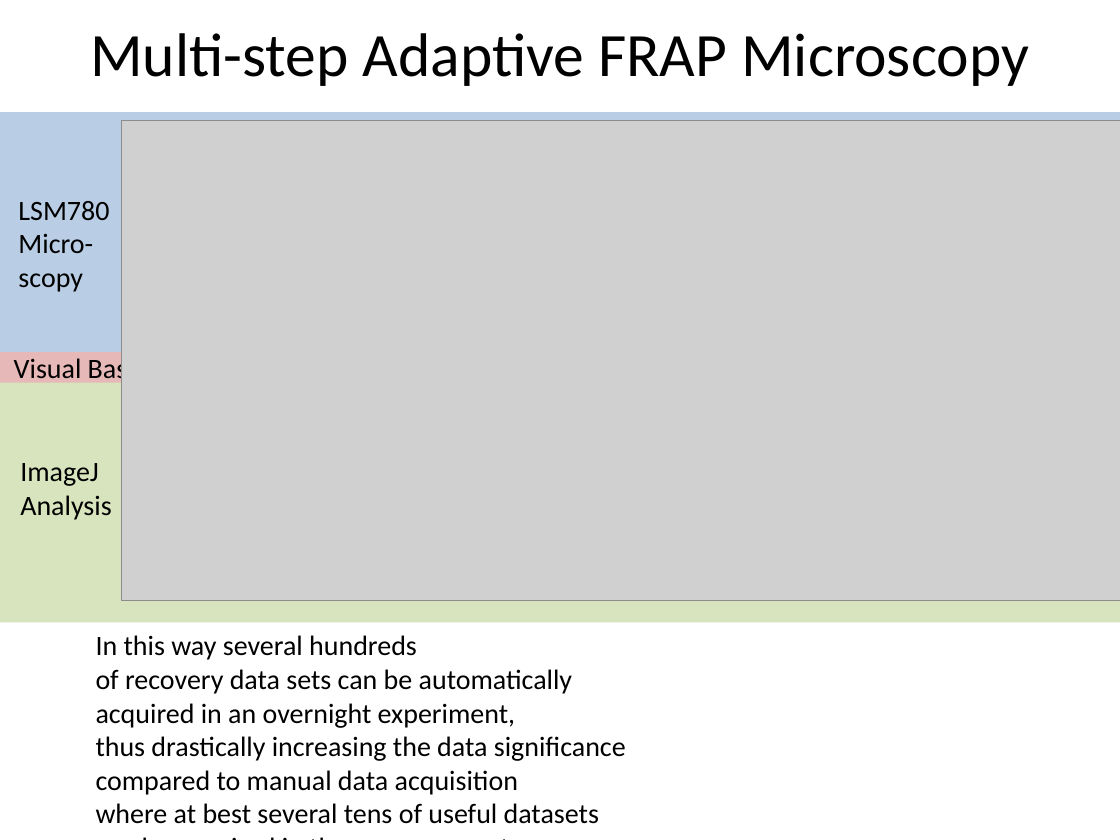
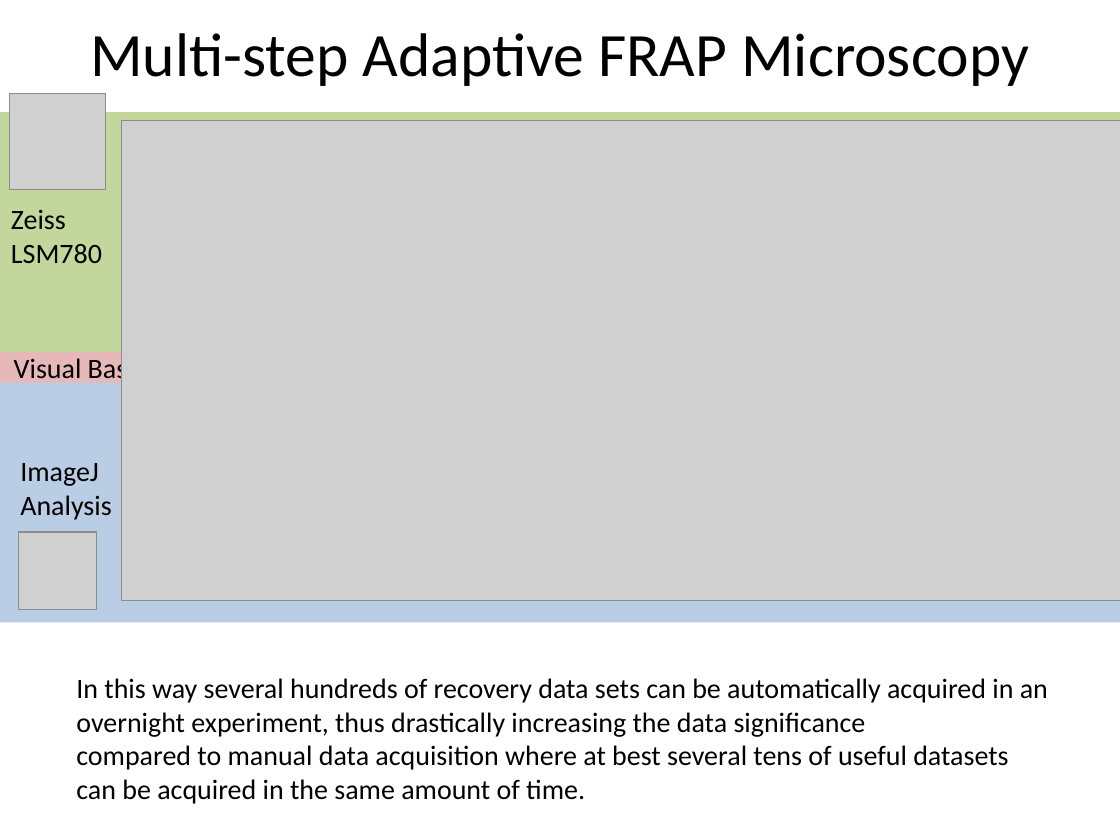
Before and after one commit to tischi/talk-2016-ASCB, a slide deck: slide 22 of 2016-12-07--Tischi--ASCB--ZEISS.pptx. Drawn at 1120x840 pixels with LibreOffice and Linux fonts; fonts in the diff are those of the drawing; grey boxes stand for pictures. Boxes give left, top, right and bottom in pixels: in the first picture for what was removed or moved away, otherwise in the second. Text is boxed around its words. In the diff, an @@ line names an element or a change of style, - is before the commit and + after.

Commit message:
changes

```diff
--- a/2016-12-07--Tischi--ASCB--ZEISS.pptx
+++ b/2016-12-07--Tischi--ASCB--ZEISS.pptx
@@ rectangle at box(0, 112, 1120, 352): fill #B9CDE5 to #C3D69B @@
@@ picture added at box(9, 93, 105, 189) @@
@@ text "Zeiss": place and size @@
-text "Zeiss" at box(18, 201, 109, 292)
+text "Zeiss" at box(11, 209, 102, 263)
@@ text at box(11, 209, 66, 229): paragraph added @@
+Zeiss
@@ text at box(18, 233, 93, 292): paragraphs removed @@
-Micro-
-scopy
@@ rectangle at box(0, 383, 1120, 623): fill #D7E4BD to #B9CDE5 @@
@@ picture added at box(19, 532, 96, 609) @@
@@ text at box(76, 678, 1048, 804): text changed @@
-In this way several hundreds
-of recovery data sets can be automatically
-acquired in an overnight experiment,
-thus drastically increasing the data significance
-compared to manual data acquisition
-where at best several tens of useful datasets
-can be acquired in the same amount
-of time.
+In this way several hundreds of recovery data sets can be automatically acquired in an overnight experiment, thus drastically increasing the data significance
+compared to manual data acquisition where at best several tens of useful datasets
+can be acquired in the same amount of time.
```
Also in this commit, not shown: 5 slides added, 3 slides removed.
